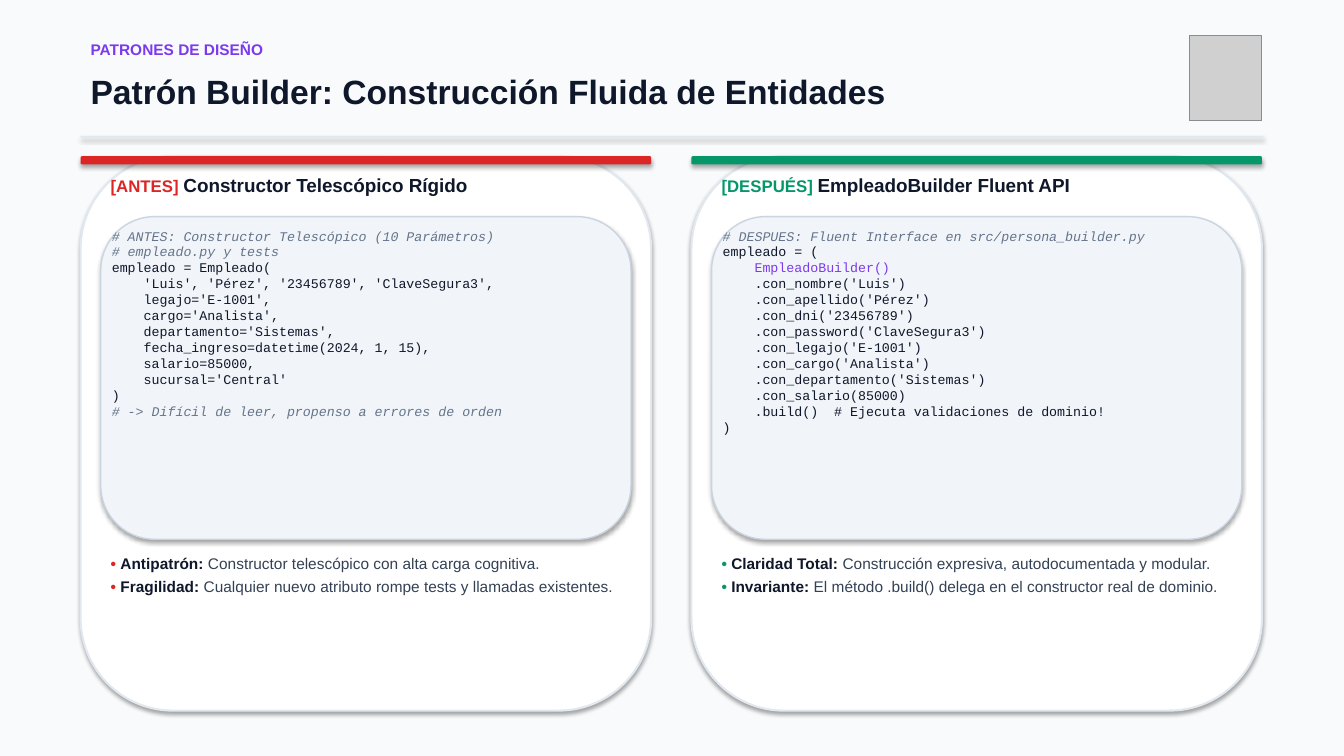
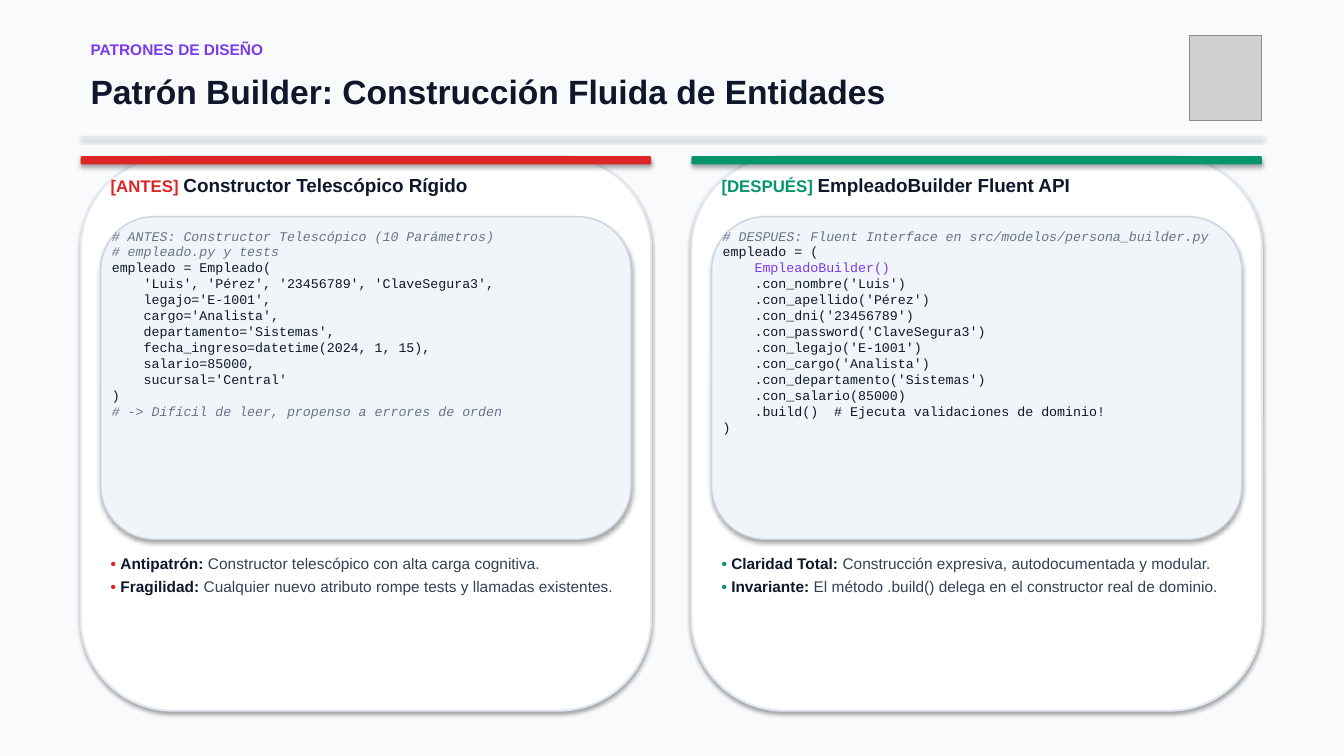
Before and after one commit to dzCazador/ITS-DevOps-RefactoringTesting-SistemaBancario, a slide deck: slide 6 of presentacion_sistema_bancario_actualizada.pptx. Drawn at 1344x756 pixels with LibreOffice and Linux fonts; fonts in the diff are those of the drawing; grey boxes stand for pictures. Boxes give left, top, right and bottom in pixels: in the first picture for what was removed or moved away, otherwise in the second. Text is boxed around its words. In the diff, an @@ line names an element or a change of style, - is before the commit and + after.

Commit message:
docs: update module paths to vistas and modelos
Update REFACTORIZACION.md, PRESENTACION.md, INTEGRACION_DAO.md and both presentations to the new src/vistas and src/modelos locations.

```diff
--- a/presentacion_sistema_bancario_actualizada.pptx
+++ b/presentacion_sistema_bancario_actualizada.pptx
@@ text at <box>739,231,1209,244</box>: text changed @@
-# DESPUES: Fluent Interface en src/persona_builder.py
+# DESPUES: Fluent Interface en src/modelos/persona_builder.py
```
Also in this commit, not shown: 4 other slides changed, 5 other files.
